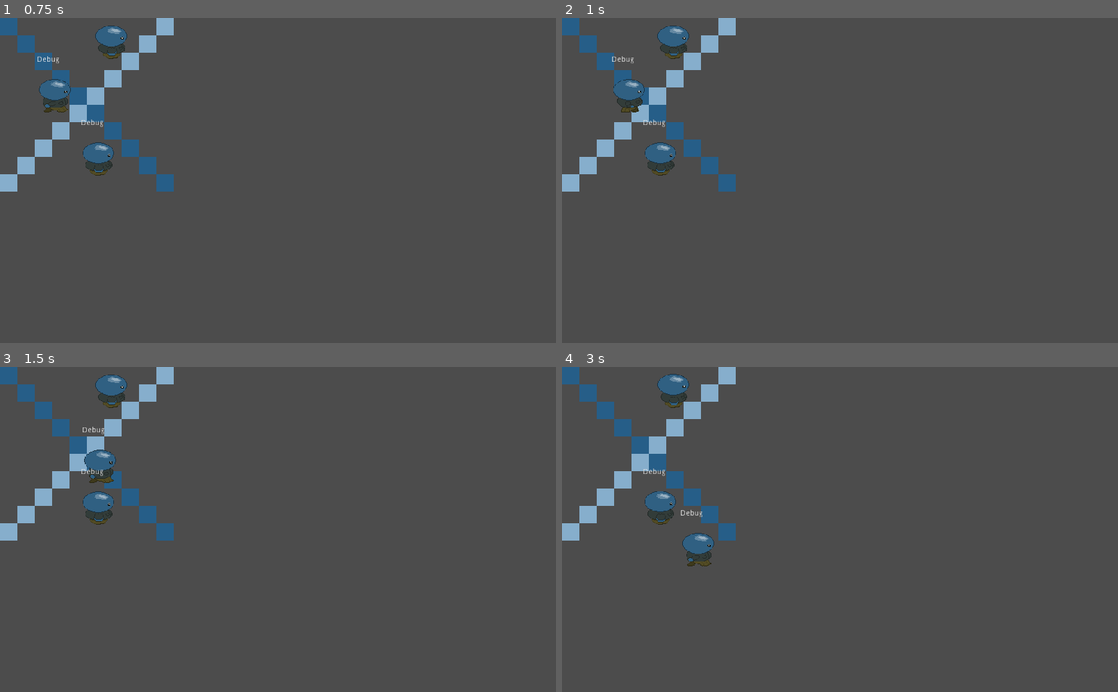
Above: before the commit, frames 1-4 (two rows, left to right).
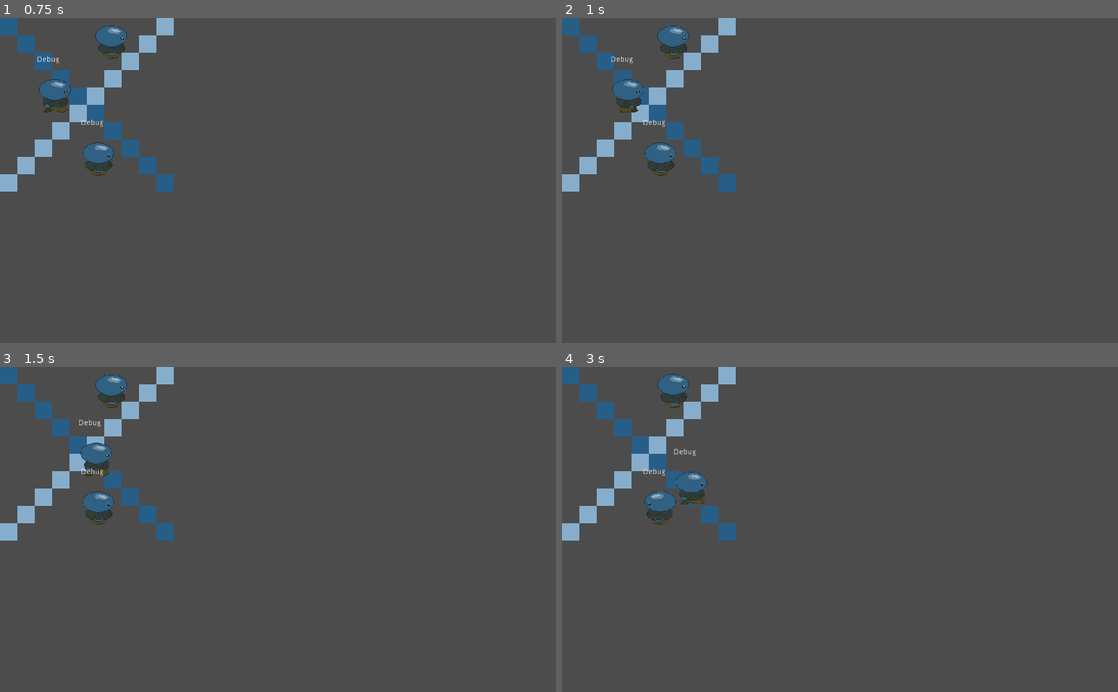
Above: after the commit, the same moments.

Repository: russmatney/beatemup-three
Game: Godot game, scene res://src/demos/WalkBotDemo.tscn
Same seed, same stepped clock (60 frames per second), same inputs: the game is played once before the commit and once after it.
Inputs:
- Up to frame 1 (0.75 s): hold Right (move_right) from 0.53 s (still down); hold Space (attack) from 0.53 s (still down)
- Up to frame 2 (1 s): keep holding Right (move_right); keep holding Space (attack)
- Up to frame 3 (1.5 s): release Right (move_right) at 1.28 s; release Space (attack) at 1.28 s; hold Down (move_down) from 1.28 s (still down); tap Space (attack) at 1.35 s
- Up to frame 4 (3 s): release Down (move_down) at 2.03 s; hold Right (move_right) 2.03-2.78 s; hold Space (attack) 2.03-2.78 s; hold W (move_up) from 2.78 s (still down); tap Space (attack) at 2.85 s

Frame 1 is identical in both runs. In frame 2, 0.1% of the frame differs, in the area x 8-15%, y 11-30%; in frame 3, 0.5%; in frame 4, 1.0%, in the area x 15-28%, y 25-62%.

Commit message:
feat: facing attacker when punched, combo timeout

Diff:
--- a/src/Char.gd
+++ b/src/Char.gd
@@ -25,8 +25,19 @@
 
 ### process #####################################################################
 
-func flip_area(area: Area2D):
-  area.transform.origin.x *= -1
+func face_area(area: Area2D):
+  match facing:
+    face_dir.LEFT:
+      area.transform.origin.x = -abs(area.transform.origin.x)
+    face_dir.RIGHT:
+      area.transform.origin.x = abs(area.transform.origin.x)
+
+func update_facing(dir: int):
+  animated_sprite.flip_h = dir == face_dir.LEFT
+  face_area(facing_detector)
+  face_area(punchbox)
+  face_area(kickbox)
+  face_area(hurtbox)
 
 func _process(_delta):
   for i in get_slide_count():
@@ -36,36 +47,34 @@
   var move_vector: Vector2 = get_move_vector()
   var old_facing = facing
   if move_vector.x > 0:
+    facing = face_dir.RIGHT
+  elif move_vector.x < 0:
     facing = face_dir.LEFT
-  elif move_vector.x < 0:
-    facing = face_dir.RIGHT
 
   if old_facing != facing:
-      match facing:
-          face_dir.LEFT:
-              animated_sprite.flip_h = false
-              flip_area(facing_detector)
-              flip_area(punchbox)
-              flip_area(kickbox)
-              flip_area(hurtbox)
-          face_dir.RIGHT:
-              animated_sprite.flip_h = true
-              flip_area(facing_detector)
-              flip_area(punchbox)
-              flip_area(kickbox)
-              flip_area(hurtbox)
-
-  if move_vector.length() == 0:
+    update_facing(facing)
+
+  if stunned:
+    animated_sprite.animation = "stunned"
+  elif knocked_back:
+    animated_sprite.animation = "knocked_back"
+  elif move_vector.length() > 0:
+    animated_sprite.animation = "walk"
+  else:
     animated_sprite.animation = "idle"
-  else:
-    animated_sprite.animation = "walk"
 
 ### physics_process #####################################################################
 
-func _physics_process(_delta):
+const DECELERATION = 1000
+
+func _physics_process(delta):
   var move_vector: Vector2 = get_move_vector()
   if not punching and not kicking and not stunned and not knocked_back:
     velocity = move_vector * speed
+
+  velocity = velocity.move_toward(Vector2(), DECELERATION * delta)
+  # velocity.x = velocity.move_toward(Vector2(), DECELERATION * delta).x
+
   velocity = move_and_slide(velocity)
 
 ### unhandled_input #####################################################################
@@ -74,12 +83,11 @@
   if is_player and Trols.is_attack(event):
     attack()
 
-### combat #####################################################################
+### attacking #####################################################################
 
 var stunned = false
 var knocked_back = false
 
-var punch_count = 0
 var punching = false
 var punch_windup = 0.1
 var punch_cooldown = 0.2
@@ -91,29 +99,38 @@
 var in_punchbox = []
 var in_kickbox = []
 
-# TODO add $ComboTimer node
 onready var combo_timer = $ComboTimer
-export(float) var combo_timeout := 0.5
+export(float) var combo_timeout := 1
+var combo_count = 0
 
 signal punch
 signal kick
 
+func can_attack():
+  return not punching and not kicking and not stunned and not knocked_back
+
 func attack():
-  # can-attack?
-  # punch or kick?
-  # cancel attack if hit before/during windup?
-
-  if punch_count >= 2:
-    kick()
+  if can_attack():
+    if combo_count >= 2:
+      reset_combo()
+      kick()
+    else:
+      combo_count += 1
+      punch()
+
+      # restart the combo timer.
+      combo_timer.start(combo_timeout)
   else:
-    punch()
-
-func can_attack():
-  return not stunned and not knocked_back
+    print("dead input, TODO handle combo-queuing")
+    # TODO queue punch/kick
+
+func _on_ComboTimer_timeout():
+  reset_combo()
+
+func reset_combo():
+  combo_count = 0
 
 func punch():
-  # TODO cut off with some queue (so we don't wait for the finish before continuing the combo)
-  punch_count += 1
   punching = true
   yield(get_tree().create_timer(punch_windup), "timeout")
 
@@ -122,28 +139,60 @@
 
     for ch in in_punchbox:
       print("punching: ", ch)
+      if ch.has_method("take_punch"):
+        ch.take_punch(self)
 
   yield(get_tree().create_timer(punch_cooldown), "timeout")
   punching = false
 
 func kick():
-  punch_count = 0
   kicking = true
   yield(get_tree().create_timer(kick_windup), "timeout")
 
   if not stunned and not knocked_back:
     emit_signal("kick", self)
+
     for ch in in_kickbox:
-      print("kickbox: ", ch)
+      print("kicking: ", ch)
+      if ch.has_method("take_kick"):
+        ch.take_kick(self)
 
   yield(get_tree().create_timer(kick_cooldown), "timeout")
   kicking = false
 
+### defending? #####################################################################
+
+var stunned_time = 0.3
+var knocked_back_time = 0.5
+
+func take_punch(attacker):
+  reset_combo()
+  face_attacker(attacker)
+  stunned = true
+  # TODO apply punch
+  yield(get_tree().create_timer(stunned_time), "timeout")
+  stunned = false
+
+func take_kick(attacker):
+  reset_combo()
+  face_attacker(attacker)
+  knocked_back = true
+  # TODO apply kick
+  yield(get_tree().create_timer(knocked_back_time), "timeout")
+  knocked_back = false
+
+func face_attacker(attacker):
+  print("facing attacker", attacker.position, get_global_position())
+  if attacker.position.x > get_global_position().x:
+    facing = face_dir.RIGHT
+  elif attacker.position.x < get_global_position().x:
+    facing = face_dir.LEFT
+  update_facing(facing)
+
 ### hitbox signals ##########################################################
 
 func _on_Punchbox_area_entered(area):
   if area.is_in_group("hurtboxes") and area != hurtbox:
-    print("area entered punchbox ", area, " ", area.get_parent())
     in_punchbox.append(area.get_parent())
 
 func _on_Punchbox_area_exited(area):
--- a/src/Char.tscn
+++ b/src/Char.tscn
@@ -171,9 +171,12 @@
 margin_bottom = -32.0
 text = "Debug"
 
+[node name="ComboTimer" type="Timer" parent="."]
+
 [connection signal="body_entered" from="StandingDetector" to="StandingDetector" method="_on_body_entered"]
 [connection signal="body_entered" from="FacingDetector" to="FacingDetector" method="_on_body_entered"]
 [connection signal="area_entered" from="Punchbox" to="." method="_on_Punchbox_area_entered"]
 [connection signal="area_exited" from="Punchbox" to="." method="_on_Punchbox_area_exited"]
 [connection signal="area_entered" from="Kickbox" to="." method="_on_Kickbox_area_entered"]
 [connection signal="area_exited" from="Kickbox" to="." method="_on_Kickbox_area_exited"]
+[connection signal="timeout" from="ComboTimer" to="." method="_on_ComboTimer_timeout"]
--- a/src/demos/WalkBotDemo.tscn
+++ b/src/demos/WalkBotDemo.tscn
@@ -17,13 +17,13 @@
 
 [node name="Char" parent="." instance=ExtResource( 1 )]
 position = Vector2( 205, 43 )
-combo_timeout = 0.5
+combo_timeout = 1.0
 
 [node name="Char2" parent="." instance=ExtResource( 1 )]
 position = Vector2( 100, 142 )
 is_player = true
-combo_timeout = 0.5
+combo_timeout = 1.0
 
 [node name="Char3" parent="." instance=ExtResource( 1 )]
 position = Vector2( 181, 259 )
-combo_timeout = 0.5
+combo_timeout = 1.0
